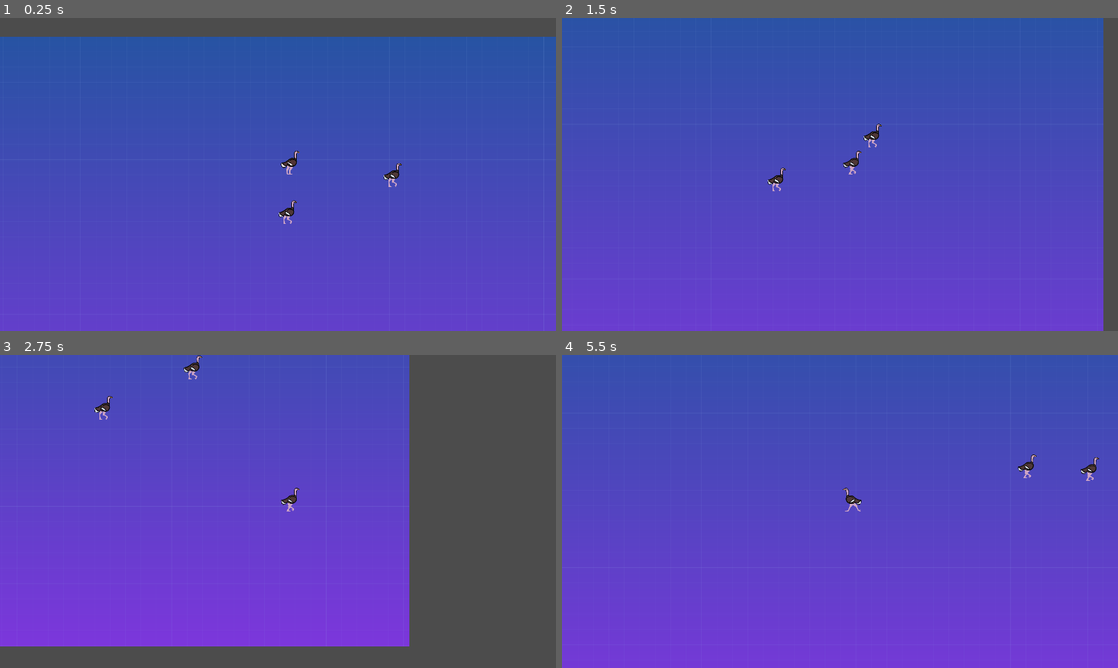
Above: before the commit, frames 1-4 (two rows, left to right).
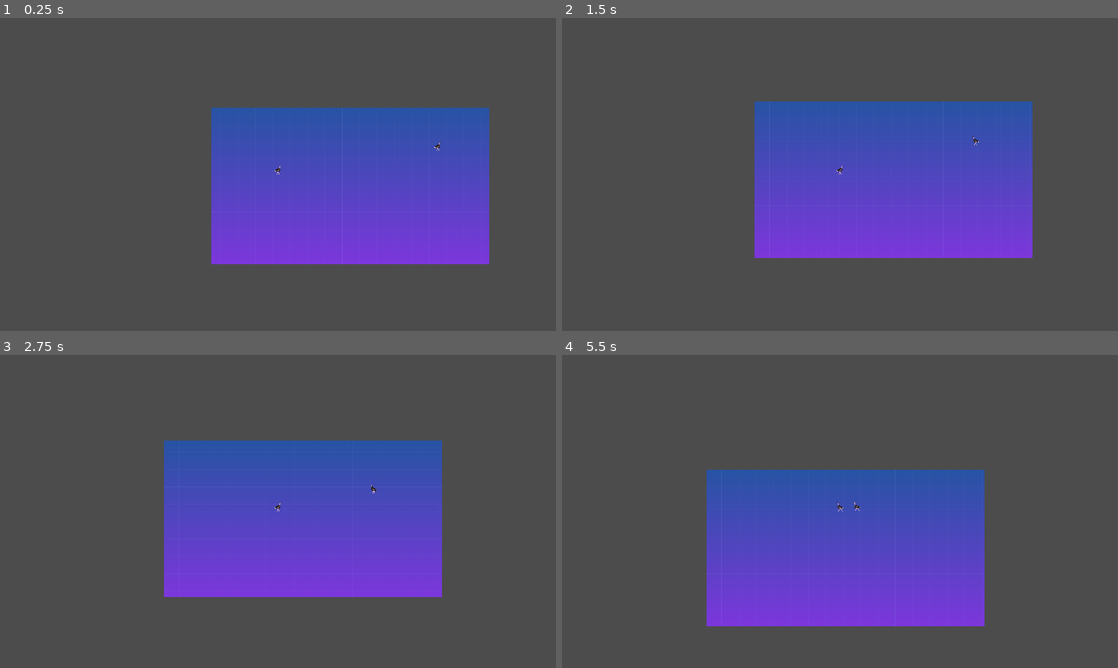
Above: after the commit, the same moments.

Repository: wholeNaNyards/game-ai
Game: Godot game, scene res://src/Main.tscn
Same seed, same stepped clock (60 frames per second), same inputs: the game is played once before the commit and once after it.
Inputs (mouse positions are in pixels of both pictures, inside the frame that each line leads up to):
- Up to frame 1 (0.25 s): no input
- Up to frame 2 (1.5 s): move the mouse to (962, 158) at 0.52 s; press the mouse at (962, 158) at 0.53 s; hold D (move_right) 0.53-1.28 s; right-click (962, 158) at 0.8 s; move the mouse to (728, 190) at 1.27 s; release the mouse at (728, 190) at 1.28 s; hold S (move_down) from 1.28 s (still down); right-click (728, 190) at 1.35 s
- Up to frame 3 (2.75 s): click (166, 527) at 1.55 s; move the mouse to (333, 442) at 2.02 s; release S (move_down) at 2.03 s; press the mouse at (333, 442) at 2.03 s; hold D (move_right) from 2.03 s (still down); right-click (333, 442) at 2.3 s
- Up to frame 4 (5.5 s): move the mouse to (812, 574) at 2.77 s; release D (move_right) at 2.78 s; release the mouse at (812, 574) at 2.78 s; hold W (move_up) 2.78-3.53 s; right-click (812, 574) at 2.85 s; click (812, 574) at 3.05 s; move the mouse to (1006, 558) at 3.52 s; press the mouse at (1006, 558) at 3.53 s; hold A (move_left) 3.53-5.03 s; right-click (1006, 558) at 3.8 s; move the mouse to (673, 464) at 4.27 s; release the mouse at (673, 464) at 4.28 s; right-click (673, 464) at 4.35 s; click (673, 464) at 4.55 s; move the mouse to (867, 511) at 5.02 s; press the mouse at (867, 511) at 5.03 s; hold S (move_down) from 5.03 s (still down); right-click (867, 511) at 5.3 s

The runs differ from the first frame. In frame 1, 76% of the frame differs, in the area x 0-100%, y 6-100%; in frame 2, 77%; in frame 3, 57%; in frame 4, 81%, in the area x 0-100%, y 0-100%.

Commit message:
More work on steering behaviors

Diff:
--- a/project.godot
+++ b/project.godot
@@ -53,6 +53,11 @@
 "class": "StateWalking",
 "language": "GDScript",
 "path": "res://src/player/StateWalking.gd"
+}, {
+"base": "Node2D",
+"class": "SteeringManager",
+"language": "GDScript",
+"path": "res://src/ai/SteeringManager.gd"
 } ]
 _global_script_class_icons={
 "AI": "",
@@ -63,7 +68,8 @@
 "StateIdle": "",
 "StateMachine": "",
 "StateStanding": "",
-"StateWalking": ""
+"StateWalking": "",
+"SteeringManager": ""
 }
 
 [application]
--- a/src/Main.tscn
+++ b/src/Main.tscn
@@ -1,7 +1,7 @@
 [gd_scene load_steps=5 format=2]
 
-[ext_resource path="res://src/player/Player.tscn" type="PackedScene" id=1]
-[ext_resource path="res://src/ai/AI.tscn" type="PackedScene" id=2]
+[ext_resource path="res://src/ai/Prey.tscn" type="PackedScene" id=1]
+[ext_resource path="res://src/ai/Predator.tscn" type="PackedScene" id=2]
 [ext_resource path="res://assets/background.png" type="Texture" id=3]
 [ext_resource path="res://src/Main.gd" type="Script" id=4]
 
@@ -13,11 +13,8 @@
 position = Vector2( 120, 173 )
 texture = ExtResource( 3 )
 
-[node name="Player" parent="." instance=ExtResource( 1 )]
-position = Vector2( 176, -11 )
+[node name="Prey" parent="." instance=ExtResource( 1 )]
+position = Vector2( -384, 93 )
 
-[node name="AI" parent="." instance=ExtResource( 2 )]
-position = Vector2( 200, 117 )
-
-[node name="AI2" parent="." instance=ExtResource( 2 )]
-position = Vector2( 472, 21 )
+[node name="Predator" parent="." instance=ExtResource( 2 )]
+position = Vector2( 720, -67 )
--- a/src/ai/AI.gd
+++ b/src/ai/AI.gd
@@ -1,7 +1,6 @@
 class_name AI
 extends MovingEntity
 
-onready var animated_sprite = $AnimatedSprite
 onready var steering_manager = $SteeringManager
 
 # Wander Behavior
@@ -12,24 +11,6 @@
 # Arrive Behavior
 export (float, 1.0, 500.0) var slowing_radius = 200.0
 
-func _ready() -> void:
-	animated_sprite.play("walking")
-
 func _physics_process(delta: float) -> void:
-	if Input.is_action_pressed("left_click"):
-		steering_manager.seek(get_global_mouse_position())
-	elif Input.is_action_pressed("right_click"):
-		steering_manager.flee(get_global_mouse_position())
-	else:
-		steering_manager.wander(wander_distance, wander_radius, wander_angle_change)
-
 	velocity = steering_manager.calculate(delta)
 	velocity = move_and_slide(velocity)
-
-	if velocity.x >= 0:
-		animated_sprite.flip_h = false
-	else:
-		animated_sprite.flip_h = true
-
-func get_animated_sprite() -> AnimatedSprite:
-	return animated_sprite
--- /dev/null
+++ b/src/ai/AI.tres
@@ -0,0 +1,27 @@
+[gd_resource type="SpriteFrames" load_steps=8 format=2]
+
+[ext_resource path="res://assets/player_movement/stand.png" type="Texture" id=1]
+[ext_resource path="res://assets/player_movement/walk_01.png" type="Texture" id=2]
+[ext_resource path="res://assets/player_movement/walk_03.png" type="Texture" id=3]
+[ext_resource path="res://assets/player_movement/walk_02.png" type="Texture" id=4]
+[ext_resource path="res://assets/player_movement/standing_mirrored.png" type="Texture" id=5]
+[ext_resource path="res://assets/player_movement/idle_02.png" type="Texture" id=6]
+[ext_resource path="res://assets/player_movement/idle_01.png" type="Texture" id=7]
+
+[resource]
+animations = [ {
+"frames": [ ExtResource( 1 ), ExtResource( 5 ), ExtResource( 1 ), ExtResource( 5 ), ExtResource( 1 ), ExtResource( 7 ), ExtResource( 6 ) ],
+"loop": false,
+"name": "idle",
+"speed": 3.0
+}, {
+"frames": [ ExtResource( 1 ) ],
+"loop": true,
+"name": "standing",
+"speed": 5.0
+}, {
+"frames": [ ExtResource( 2 ), ExtResource( 4 ), ExtResource( 3 ) ],
+"loop": true,
+"name": "walking",
+"speed": 5.0
+} ]
--- a/src/ai/AI.tscn
+++ b/src/ai/AI.tscn
@@ -1,60 +1,12 @@
-[gd_scene load_steps=13 format=2]
+[gd_scene load_steps=3 format=2]
 
-[ext_resource path="res://assets/player_movement/stand.png" type="Texture" id=1]
-[ext_resource path="res://assets/player_movement/walk_01.png" type="Texture" id=2]
-[ext_resource path="res://assets/player_movement/walk_03.png" type="Texture" id=3]
-[ext_resource path="res://assets/player_movement/walk_02.png" type="Texture" id=4]
-[ext_resource path="res://assets/player_movement/standing_mirrored.png" type="Texture" id=5]
-[ext_resource path="res://assets/player_movement/idle_02.png" type="Texture" id=6]
-[ext_resource path="res://assets/player_movement/idle_01.png" type="Texture" id=7]
 [ext_resource path="res://src/ai/AI.gd" type="Script" id=8]
 [ext_resource path="res://src/ai/SteeringManager.tscn" type="PackedScene" id=9]
 
-[sub_resource type="RectangleShape2D" id=1]
-extents = Vector2( 24, 32 )
-
-[sub_resource type="SpriteFrames" id=2]
-animations = [ {
-"frames": [ ExtResource( 1 ), ExtResource( 5 ), ExtResource( 1 ), ExtResource( 5 ), ExtResource( 1 ), ExtResource( 7 ), ExtResource( 6 ) ],
-"loop": false,
-"name": "idle",
-"speed": 3.0
-}, {
-"frames": [ ExtResource( 1 ) ],
-"loop": true,
-"name": "standing",
-"speed": 5.0
-}, {
-"frames": [ ExtResource( 2 ), ExtResource( 4 ), ExtResource( 3 ) ],
-"loop": true,
-"name": "walking",
-"speed": 5.0
-} ]
-
-[sub_resource type="CircleShape2D" id=3]
-radius = 50.0
-
 [node name="AI" type="KinematicBody2D"]
+collision_layer = 0
+collision_mask = 0
 script = ExtResource( 8 )
 mass = 20.0
 
-[node name="CollisionShape2D" type="CollisionShape2D" parent="."]
-visible = false
-position = Vector2( 0, -32 )
-shape = SubResource( 1 )
-
-[node name="AnimatedSprite" type="AnimatedSprite" parent="."]
-position = Vector2( 0, -32 )
-scale = Vector2( 0.5, 0.5 )
-frames = SubResource( 2 )
-animation = "walking"
-frame = 1
-
-[node name="Area2D" type="Area2D" parent="."]
-visible = false
-
-[node name="CollisionShape2D" type="CollisionShape2D" parent="Area2D"]
-position = Vector2( 0, -32 )
-shape = SubResource( 3 )
-
 [node name="SteeringManager" parent="." instance=ExtResource( 9 )]
--- a/src/ai/Bunny.tscn
+++ /dev/null
@@ -1,57 +0,0 @@
-[gd_scene load_steps=10 format=2]
-
-[ext_resource path="res://assets/bunny-hop-spritesheet.png" type="Texture" id=1]
-[ext_resource path="res://src/ai/AI.gd" type="Script" id=8]
-
-[sub_resource type="RectangleShape2D" id=1]
-extents = Vector2( 24, 12 )
-
-[sub_resource type="AtlasTexture" id=3]
-flags = 4
-atlas = ExtResource( 1 )
-region = Rect2( 0, 32, 48, 32 )
-
-[sub_resource type="AtlasTexture" id=4]
-flags = 4
-atlas = ExtResource( 1 )
-region = Rect2( 48, 32, 48, 32 )
-
-[sub_resource type="AtlasTexture" id=5]
-flags = 4
-atlas = ExtResource( 1 )
-region = Rect2( 96, 32, 48, 32 )
-
-[sub_resource type="AtlasTexture" id=6]
-flags = 4
-atlas = ExtResource( 1 )
-region = Rect2( 144, 32, 48, 32 )
-
-[sub_resource type="SpriteFrames" id=7]
-animations = [ {
-"frames": [ SubResource( 3 ), SubResource( 4 ), SubResource( 5 ), SubResource( 6 ) ],
-"loop": true,
-"name": "walking",
-"speed": 5.0
-} ]
-
-[sub_resource type="CircleShape2D" id=2]
-radius = 40.0
-
-[node name="Bunny" type="KinematicBody2D"]
-script = ExtResource( 8 )
-
-[node name="CollisionShape2D" type="CollisionShape2D" parent="."]
-position = Vector2( 0, -12 )
-shape = SubResource( 1 )
-
-[node name="AnimatedSprite" type="AnimatedSprite" parent="."]
-position = Vector2( 0, -16 )
-frames = SubResource( 7 )
-animation = "walking"
-frame = 1
-
-[node name="Area2D" type="Area2D" parent="."]
-
-[node name="CollisionShape2D" type="CollisionShape2D" parent="Area2D"]
-position = Vector2( 0, -16 )
-shape = SubResource( 2 )
--- a/src/ai/Dino.tscn
+++ /dev/null
@@ -1,47 +0,0 @@
-[gd_scene load_steps=15 format=2]
-
-[ext_resource path="res://assets/dino/Walk (2).png" type="Texture" id=1]
-[ext_resource path="res://assets/dino/Walk (1).png" type="Texture" id=2]
-[ext_resource path="res://assets/dino/Walk (4).png" type="Texture" id=3]
-[ext_resource path="res://assets/dino/Walk (3).png" type="Texture" id=4]
-[ext_resource path="res://assets/dino/Walk (7).png" type="Texture" id=5]
-[ext_resource path="res://assets/dino/Walk (8).png" type="Texture" id=6]
-[ext_resource path="res://assets/dino/Walk (9).png" type="Texture" id=7]
-[ext_resource path="res://src/ai/AI.gd" type="Script" id=8]
-[ext_resource path="res://assets/dino/Walk (10).png" type="Texture" id=9]
-[ext_resource path="res://assets/dino/Walk (5).png" type="Texture" id=10]
-[ext_resource path="res://assets/dino/Walk (6).png" type="Texture" id=11]
-
-[sub_resource type="RectangleShape2D" id=1]
-extents = Vector2( 32, 16 )
-
-[sub_resource type="SpriteFrames" id=6]
-animations = [ {
-"frames": [ ExtResource( 2 ), ExtResource( 1 ), ExtResource( 3 ), ExtResource( 4 ), ExtResource( 10 ), ExtResource( 5 ), ExtResource( 11 ), ExtResource( 6 ), ExtResource( 7 ), ExtResource( 9 ) ],
-"loop": true,
-"name": "walking",
-"speed": 5.0
-} ]
-
-[sub_resource type="CircleShape2D" id=2]
-radius = 48.0
-
-[node name="Dino" type="KinematicBody2D"]
-script = ExtResource( 8 )
-
-[node name="CollisionShape2D" type="CollisionShape2D" parent="."]
-position = Vector2( 0, -16 )
-shape = SubResource( 1 )
-
-[node name="AnimatedSprite" type="AnimatedSprite" parent="."]
-position = Vector2( 16, -24 )
-scale = Vector2( 0.125, 0.125 )
-frames = SubResource( 6 )
-animation = "walking"
-frame = 7
-
-[node name="Area2D" type="Area2D" parent="."]
-
-[node name="CollisionShape2D" type="CollisionShape2D" parent="Area2D"]
-position = Vector2( 0, -16 )
-shape = SubResource( 2 )
--- /dev/null
+++ b/src/ai/Predator.gd
@@ -0,0 +1,49 @@
+extends AI
+
+onready var animated_sprite = $AnimatedSprite
+
+export (int, 1, 5000) var max_stamina = 2000
+onready var stamina : int = max_stamina
+var resting : bool = false
+var prey : AI
+
+onready var starting_position = position
+
+func _ready() -> void:
+	animated_sprite.play("walking")
+
+func _physics_process(_delta: float) -> void:
+	if velocity.x >= 0:
+		animated_sprite.flip_h = false
+	else:
+		animated_sprite.flip_h = true
+
+	if position.distance_to(starting_position) > 500:
+		steering_manager.seek(starting_position)
+		return
+
+	if resting:
+		stamina += 1
+		if stamina >= max_stamina:
+			resting = false
+
+	if prey != null and !resting:
+		steering_manager.pursuit(prey)
+		stamina -= 2
+
+		if stamina <= 0:
+			prey = null
+			resting = true
+	else:
+		steering_manager.wander(wander_distance, wander_radius, wander_angle_change)
+
+func _on_PreyDetector_body_entered(body: AI) -> void:
+	if body:
+		prey = body
+
+func _on_PreyDetector_body_exited(body: AI) -> void:
+	if body:
+		prey = null
+
+func get_animated_sprite() -> AnimatedSprite:
+	return animated_sprite
--- /dev/null
+++ b/src/ai/Predator.tscn
@@ -0,0 +1,40 @@
+[gd_scene load_steps=6 format=2]
+
+[ext_resource path="res://src/ai/AI.tscn" type="PackedScene" id=1]
+[ext_resource path="res://src/ai/Predator.gd" type="Script" id=2]
+[ext_resource path="res://src/ai/AI.tres" type="SpriteFrames" id=3]
+
+[sub_resource type="RectangleShape2D" id=2]
+extents = Vector2( 24, 32 )
+
+[sub_resource type="CircleShape2D" id=1]
+radius = 768.0
+
+[node name="Predator" instance=ExtResource( 1 )]
+collision_layer = 4
+collision_mask = 8
+script = ExtResource( 2 )
+mass = 5.0
+max_stamina = 2000
+
+[node name="CollisionShape2D" type="CollisionShape2D" parent="." index="0"]
+position = Vector2( 0, -32 )
+shape = SubResource( 2 )
+
+[node name="PreyDetector" type="Area2D" parent="." index="2"]
+collision_layer = 4
+collision_mask = 8
+monitorable = false
+
+[node name="CollisionShape2D" type="CollisionShape2D" parent="PreyDetector" index="0"]
+position = Vector2( 0, -32 )
+shape = SubResource( 1 )
+
+[node name="AnimatedSprite" type="AnimatedSprite" parent="." index="3"]
+position = Vector2( 0, -32 )
+scale = Vector2( 0.5, 0.5 )
+frames = ExtResource( 3 )
+animation = "walking"
+
+[connection signal="body_entered" from="PreyDetector" to="." method="_on_PreyDetector_body_entered"]
+[connection signal="body_exited" from="PreyDetector" to="." method="_on_PreyDetector_body_exited"]
--- /dev/null
+++ b/src/ai/Prey.gd
@@ -0,0 +1,37 @@
+extends AI
+
+onready var animated_sprite = $AnimatedSprite
+var predator : AI
+
+onready var starting_position = position
+
+func _ready() -> void:
+	animated_sprite.play("walking")
+
+func _physics_process(_delta: float) -> void:
+	if velocity.x >= 0:
+		animated_sprite.flip_h = false
+	else:
+		animated_sprite.flip_h = true
+
+	if position.distance_to(starting_position) > 500:
+		steering_manager.seek(starting_position)
+		return
+
+	if predator != null:
+		steering_manager.evade(predator)
+	elif Input.is_action_pressed("left_click"):
+		steering_manager.seek(get_global_mouse_position())
+	else:
+		steering_manager.wander(wander_distance, wander_radius, wander_angle_change)
+
+func _on_PredatorDetector_body_entered(body: AI) -> void:
+	if body:
+		predator = body
+
+func _on_PredatorDetector_body_exited(body: AI) -> void:
+	if body:
+		predator = null
+
+func get_animated_sprite() -> AnimatedSprite:
+	return animated_sprite
--- /dev/null
+++ b/src/ai/Prey.tscn
@@ -0,0 +1,43 @@
+[gd_scene load_steps=6 format=2]
+
+[ext_resource path="res://src/ai/AI.tscn" type="PackedScene" id=1]
+[ext_resource path="res://src/ai/Prey.gd" type="Script" id=2]
+[ext_resource path="res://src/ai/AI.tres" type="SpriteFrames" id=3]
+
+[sub_resource type="RectangleShape2D" id=2]
+extents = Vector2( 24, 32 )
+
+[sub_resource type="CircleShape2D" id=1]
+radius = 320.0
+
+[node name="Prey" instance=ExtResource( 1 )]
+collision_layer = 8
+collision_mask = 4
+script = ExtResource( 2 )
+mass = 5.0
+
+[node name="CollisionShape2D" type="CollisionShape2D" parent="." index="0"]
+position = Vector2( 0, -32 )
+shape = SubResource( 2 )
+
+[node name="PredatorDetector" type="Area2D" parent="." index="2"]
+collision_layer = 8
+collision_mask = 4
+monitorable = false
+
+[node name="CollisionShape2D" type="CollisionShape2D" parent="PredatorDetector" index="0"]
+position = Vector2( 0, -32 )
+shape = SubResource( 1 )
+
+[node name="AnimatedSprite" type="AnimatedSprite" parent="." index="3"]
+position = Vector2( 0, -32 )
+scale = Vector2( 0.5, 0.5 )
+frames = ExtResource( 3 )
+animation = "walking"
+
+[node name="Camera2D" type="Camera2D" parent="." index="4"]
+current = true
+zoom = Vector2( 2, 2 )
+
+[connection signal="body_entered" from="PredatorDetector" to="." method="_on_PredatorDetector_body_entered"]
+[connection signal="body_exited" from="PredatorDetector" to="." method="_on_PredatorDetector_body_exited"]
--- a/src/ai/SteeringManager.gd
+++ b/src/ai/SteeringManager.gd
@@ -1,3 +1,4 @@
+class_name SteeringManager
 extends Node2D
 
 onready var host: MovingEntity = owner
--- a/src/player/Player.tscn
+++ b/src/player/Player.tscn
@@ -9,6 +9,9 @@
 [ext_resource path="res://assets/player_movement/standing_mirrored.png" type="Texture" id=7]
 [ext_resource path="res://assets/player_movement/idle_02.png" type="Texture" id=8]
 [ext_resource path="res://assets/player_movement/idle_01.png" type="Texture" id=9]
+
+[sub_resource type="RectangleShape2D" id=1]
+extents = Vector2( 24, 32 )
 
 [sub_resource type="SpriteFrames" id=2]
 animations = [ {
@@ -28,25 +31,22 @@
 "speed": 5.0
 } ]
 
-[sub_resource type="RectangleShape2D" id=1]
-extents = Vector2( 24, 32 )
-
 [node name="Player" type="KinematicBody2D"]
 position = Vector2( -32, 0 )
-collision_mask = 2
+collision_mask = 0
 script = ExtResource( 2 )
+
+[node name="CollisionShape2D" type="CollisionShape2D" parent="."]
+position = Vector2( 32, -32 )
+shape = SubResource( 1 )
 
 [node name="AnimatedSprite" type="AnimatedSprite" parent="."]
 position = Vector2( 32, -32 )
 scale = Vector2( 0.5, 0.5 )
 frames = SubResource( 2 )
 animation = "idle"
-frame = 5
+frame = 6
 playing = true
-
-[node name="CollisionShape2D" type="CollisionShape2D" parent="."]
-position = Vector2( 32, -32 )
-shape = SubResource( 1 )
 
 [node name="StateMachine" parent="." instance=ExtResource( 3 )]
 position = Vector2( 32, 0 )
